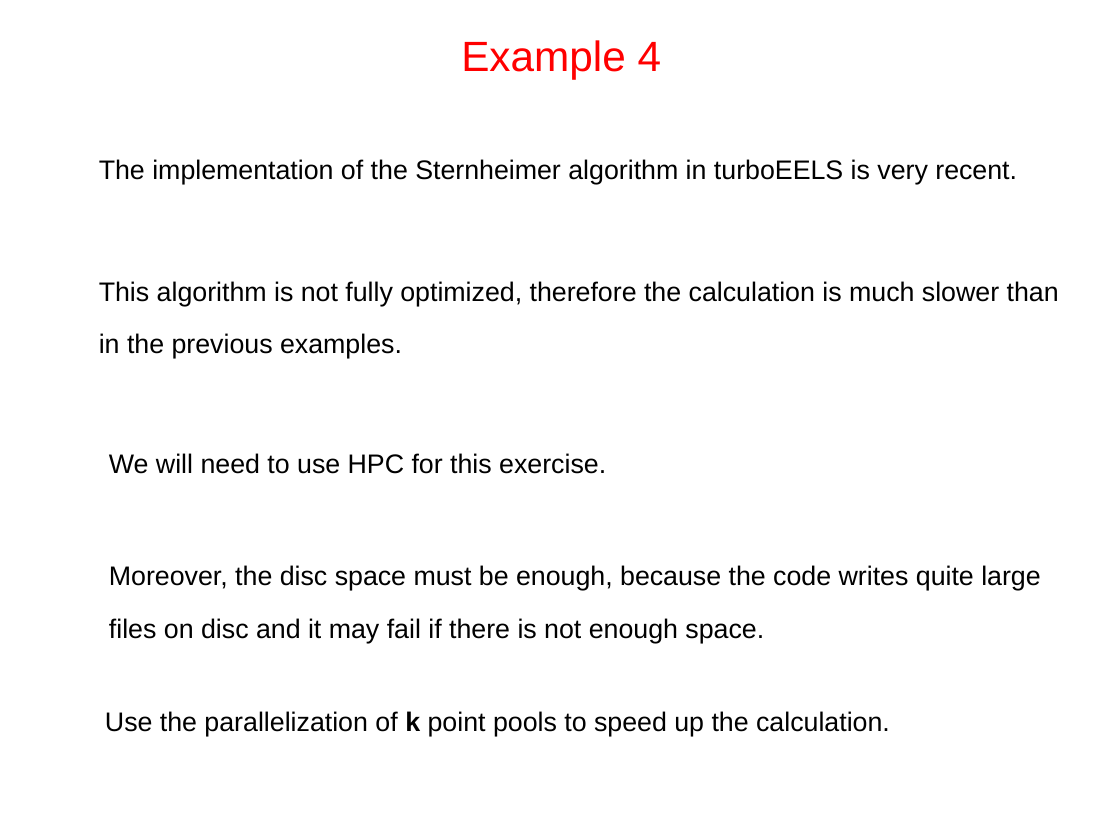
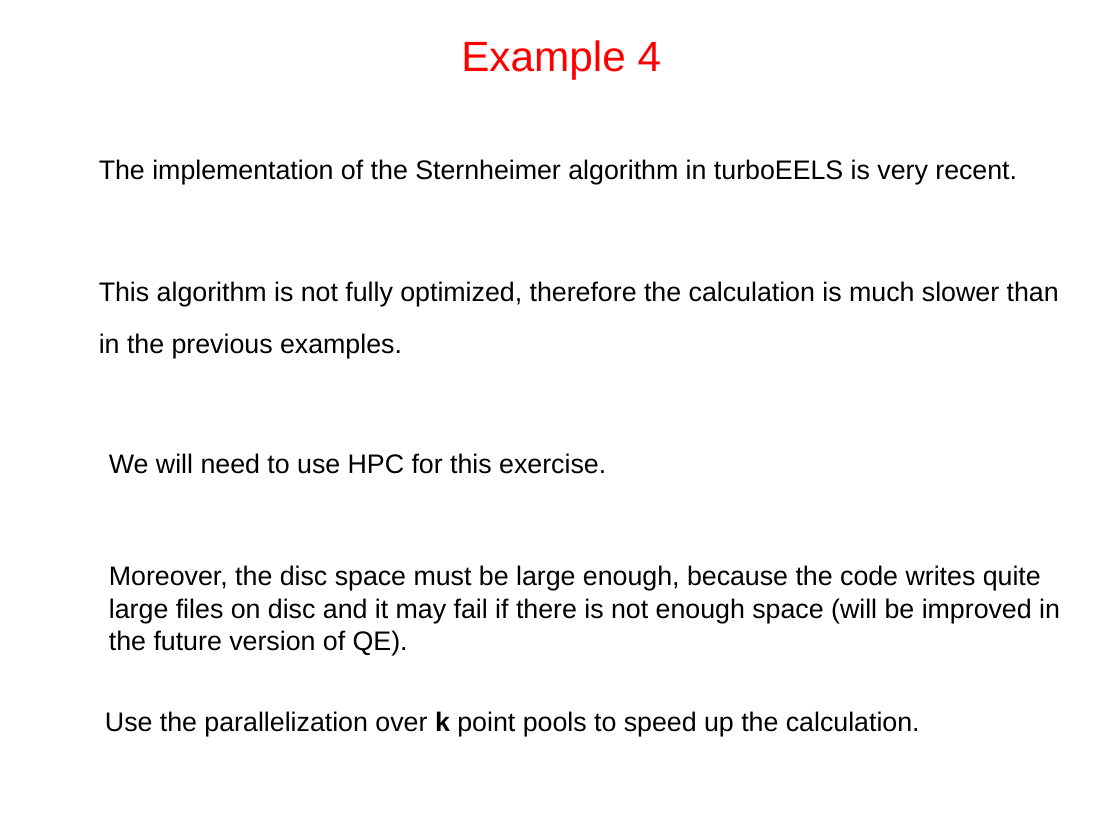
Before and after one commit to thepranab/materials-for-max-qe2021-online-school, a slide deck: slide 38 of slides.sources/handson-day6.odp. Drawn at 1120x840 pixels with LibreOffice and Linux fonts; fonts in the diff are those of the drawing. Boxes give left, top, right and bottom in pixels: in the first picture for what was removed or moved away, otherwise in the second. Text is boxed around its words. In the diff, an @@ line names an element or a change of style, - is before the commit and + after.

```diff
--- a/slides.sources/handson-day6.odp
+++ b/slides.sources/handson-day6.odp
@@ text at [109, 565, 1060, 651]: text changed @@
-Moreover, the disc space must be enough, because the code writes quite large
-files on disc and it may fail if there is not enough space.
+Moreover, the disc space must be large enough, because the code writes quite large files on disc and it may fail if there is not enough space (will be improved in the future version of QE).
@@ text at [105, 711, 920, 736]: text changed @@
-Use the parallelization of k point pools to speed up the calculation.
+Use the parallelization over k point pools to speed up the calculation.
```
Also in this commit, not shown: 3 other slides changed, 1 other file.
